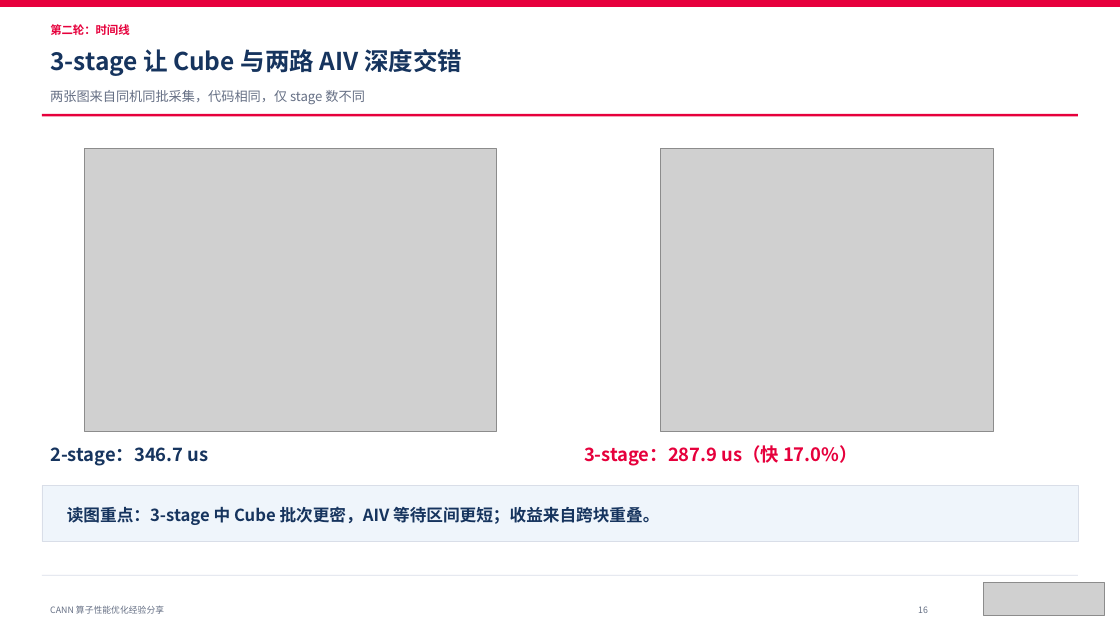
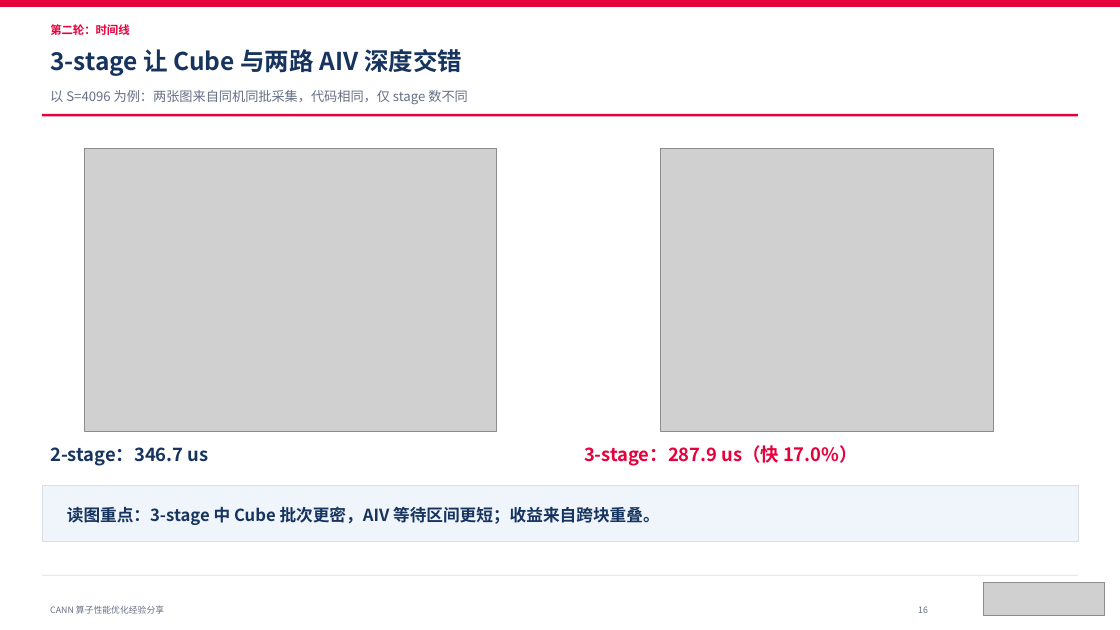
Before and after one commit to Chenyifei01/vllm_learning, a slide deck: slide 16 of attention融合算子优化报告/attention融合算子优化报告.pptx. Drawn at 1120x630 pixels with LibreOffice and Linux fonts; fonts in the diff are those of the drawing; grey boxes stand for pictures. Boxes give left, top, right and bottom in pixels: in the first picture for what was removed or moved away, otherwise in the second. Text is boxed around its words. In the diff, an @@ line names an element or a change of style, - is before the commit and + after.

```diff
--- a/attention融合算子优化报告/attention融合算子优化报告.pptx
+++ b/attention融合算子优化报告/attention融合算子优化报告.pptx
@@ text at (50,90,468,105): text changed @@
-两张图来自同机同批采集，代码相同，仅 stage 数不同
+以 S=4096 为例：两张图来自同机同批采集，代码相同，仅 stage 数不同
```
Also in this commit, not shown: 3 other slides changed, 1 other file.
